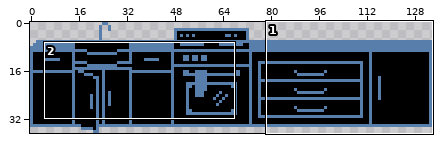
Pixel-art file: Assets/Items/Dark Items/Kitchen/KitchenCounter.aseprite. Above, an overview of the earlier version with the close-up marked.
Close-up. As it was:
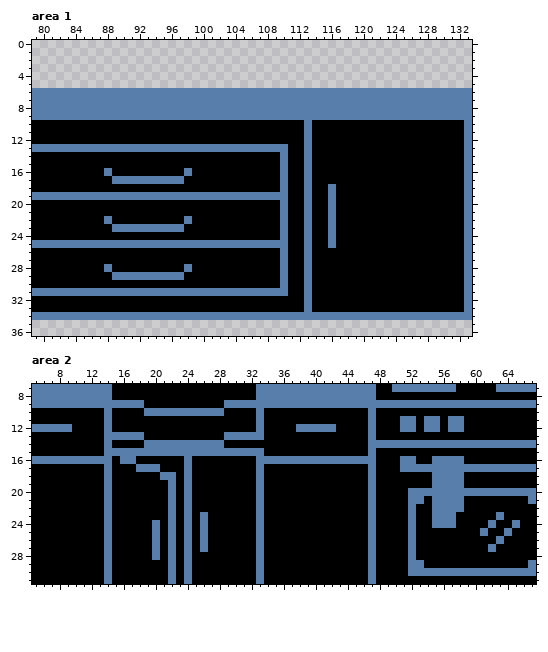
134x37 pixels, 1 frame. Shown: area 1: x 79..133, y 0..36; area 2: x 5..67, y 7..31.
After:
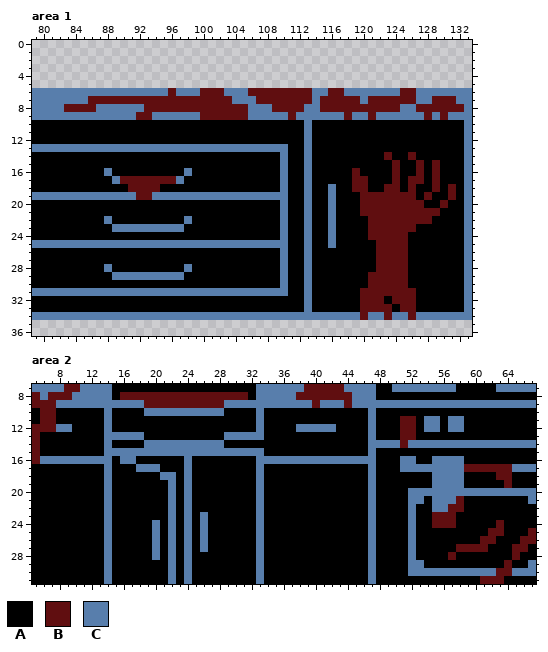
Palette (. is transparent): A #000000  B #600e10  C #587eac
Changes in this commit:
Area 1:
y 6: x 96 C -> B; x 100..102 CCC -> BBB; x 106..113 CCCCCCCC -> BBBBBBBB; x 116..117 CC -> BB; x 125..126 CC -> BB
y 7: x 86..103 CCCCCCCCCCCCCCCCCC -> BBBBBBBBBBBBBBBBBB; x 107..113 CCCCCCC -> BBBBBBB; x 115..119 CCCCC -> BBBBB; x 121..126 CCCCCC -> BBBBBB; x 129..131 CCC -> BBB
y 8: x 83..86 CCCC -> BBBB; x 93..105 CCCCCCCCCCCCC -> BBBBBBBBBBBBB; x 109..112 CCCC -> BBBB; x 115..124 CCCCCCCCCC -> BBBBBBBBBB; x 127..132 CCCCCC -> BBBBBB
y 9: x 92..93 CC -> BB; x 100..105 CCCCCC -> BBBBBB; x 111 C -> B; x 118 C -> B; x 121 C -> B; x 128 C -> B; x 130 C -> B
y 14: x 123 A -> B; x 126 A -> B
y 15: x 124 A -> B; x 127 A -> B; x 129 A -> B
y 16: x 119 A -> B; x 124 A -> B; x 127 A -> B; x 129 A -> B
y 17: x 90..96 CCCCCCC -> BBBBBBB; x 119..120 AA -> BB; x 124 A -> B; x 126..127 AA -> BB; x 129 A -> B
y 18: x 91..94 AAAA -> BBBB; x 119..120 AA -> BB; x 123..124 AA -> BB; x 126 A -> B; x 129 A -> B; x 131 A -> B
y 19: x 92..93 CC -> BB; x 120..126 AAAAAAA -> BBBBBBB; x 128 A -> B; x 131 A -> B
y 20: x 120..127 AAAAAAAA -> BBBBBBBB; x 130 A -> B
y 21: x 120..129 AAAAAAAAAA -> BBBBBBBBBB
y 22: x 121..128 AAAAAAAA -> BBBBBBBB
y 23: x 121..126 AAAAAA -> BBBBBB
y 24: x 121..125 AAAAA -> BBBBB
y 25..28: x 122..125 AAAA -> BBBB
y 29..30: x 121..125 AAAAA -> BBBBB
y 31: x 120..126 AAAAAAA -> BBBBBBB
y 32: x 120..122 AAA -> BBB; x 124..126 AAA -> BBB
y 33: x 120..123 AAAA -> BBBB; x 125..126 AA -> BB
y 34: x 120 C -> B; x 123 C -> B; x 126 C -> B
Area 2:
y 7: x 9..10 CC -> BB; x 39..43 CCCCC -> BBBBB
y 8: x 5 C -> B; x 7..9 CCC -> BBB; x 16..31 AAAAAAAAAAAAAAAA -> BBBBBBBBBBBBBBBB; x 38..44 CCCCCCC -> BBBBBBB
y 9: x 5..7 CCC -> BBB; x 19..28 AAAAAAAAAA -> BBBBBBBBBB; x 40 C -> B; x 44 C -> B
y 10: x 6..7 AA -> BB
y 11: x 6..7 AA -> BB; x 51..52 CC -> BB
y 12: x 5..7 CCC -> BBB; x 51..52 CC -> BB
y 13: x 5 A -> B; x 51..52 AA -> BB
y 14: x 5 A -> B; x 51 C -> B
y 15: x 5 A -> B
y 16: x 5 C -> B
y 17: x 59..64 CCCCCC -> BBBBBB
y 18: x 63..64 AA -> BB
y 19: x 64 A -> B
y 21: x 58 C -> B
y 22: x 57..58 CC -> BB
y 23: x 55..57 CCC -> BBB; x 63 C -> A
y 24: x 55..57 CCC -> BBB; x 62..63 CA -> AB; x 65 C -> A
y 25: x 61..64 CAAC -> ABBA; x 67 A -> B
y 26: x 61..63 AAC -> BBA; x 66..67 AA -> BB
y 27: x 58..62 AAAAC -> BBBBA; x 65..66 AA -> BB
y 28: x 57 A -> B; x 65 A -> B
y 29: x 64 A -> B
y 30: x 63..64 CC -> BB
y 31: x 61..63 AAA -> BBB
Changed places in both close-ups, as pixel boxes (x1, y1, x2, y2):
changed: (64, 88, 464, 320)
changed: (32, 384, 80, 464)
changed: (296, 384, 352, 408)
changed: (120, 392, 248, 408)
changed: (400, 416, 416, 448)
changed: (432, 464, 536, 584)
